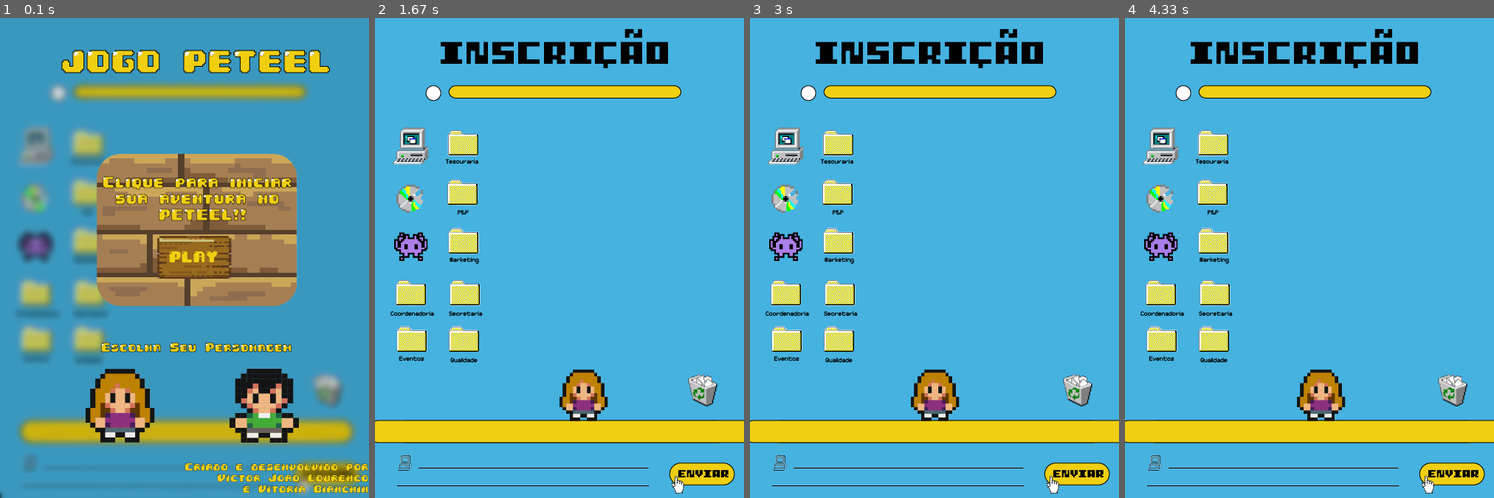
Above: before the commit, frames 1-4 (left to right).
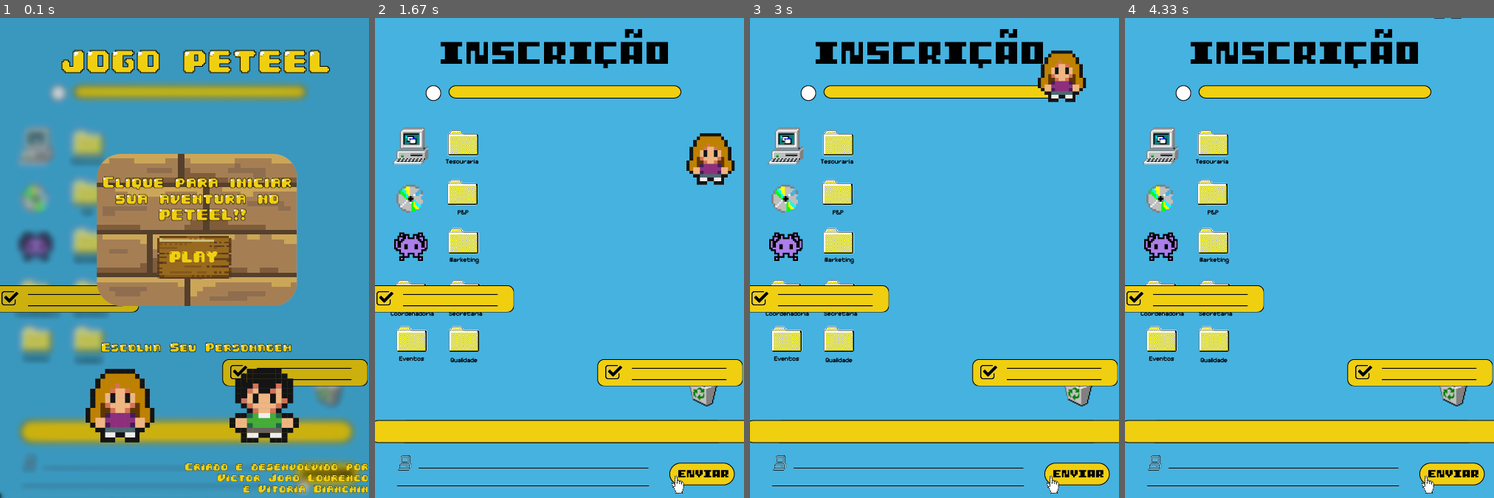
Above: after the commit, the same moments.

Repository: Victor-J-L/JOGO-PETEEL
Game: pygame game, started from primeirafaseteste.py
Two runs of this game, one before a commit and one after it. Both use one fixed random seed, a clock stepped at 60 frames per second and the inputs below.
Inputs (mouse positions are in pixels of both pictures, inside the frame that each line leads up to):
- Up to frame 1 (0.1 s): no input
- Up to frame 2 (1.67 s): click (570, 258) at 0.38 s; tap Space at 0.67, 1.07, 1.37, 1.57 s; hold Right 1-1.47 s; move the mouse to (559, 291) at 1.03 s; hold Right from 1.5 s (still down); move the mouse to (596, 363) at 1.53 s
- Up to frame 3 (3 s): tap Space at 1.87, 2.07, 2.37, 2.63, 2.93 s; release Right at 1.97 s; hold Left 2-2.53 s; move the mouse to (820, 368) at 2.03 s; hold Left 2.57-2.97 s; move the mouse to (1071, 426) at 2.6 s
- Up to frame 4 (4.33 s): hold Right 3-3.63 s; move the mouse to (1213, 80) at 3.03 s; tap Space at 3.07, 3.37, 3.73, 4.03, 4.23 s; hold Left 3.67-4.13 s; move the mouse to (1220, 162) at 3.7 s; hold Right from 4.17 s (still down); move the mouse to (1291, 382) at 4.2 s

The runs differ from the first frame. In frame 1, 3.5% of the frame differs, in the area x 0-100%, y 55-77%; in frame 2, 6.5%; in frame 3, 6.6%, in the area x 0-100%, y 6-84%; in frame 4, 5.5%.

Commit message:
teste errado

Diff:
--- a/primeirafaseteste.py
+++ b/primeirafaseteste.py
@@ -57,6 +57,7 @@
 
         self.rect.center = self.pos
 
+
 class Selecao(pygame.sprite.Sprite):
     def __init__(self):
         pygame.sprite.Sprite.__init__(self)
@@ -66,12 +67,12 @@
         self.rect.right = 800
 
 class Plataformas(pygame.sprite.Sprite):
-    def __init__(self):
+    def __init__(self, x, y, w, h):
         pygame.sprite.Sprite.__init__(self)
         self.image = pygame.image.load("Imagens/Primeira Fase/plataforma.png")
         self.rect = self.image.get_rect()
-        self.rect.top = 200
-        self.rect.left = 200
+        self.rect.x = x
+        self.rect.y = y
 
 class Paginainicial(pygame.sprite.Sprite):
     def __init__(self):
@@ -129,9 +130,13 @@
     tela = pygame.display.set_mode([500,650])
     pygame.display.set_caption("Jogo PETEEL")
     relogio = pygame.time.Clock()
+    fundo = pygame.image.load("Imagens/Primeira Fase/fundo123desfocado.png")
+
+    #grupos
+
+    plataformas = pygame.sprite.Group()
     all_sprites = pygame.sprite.Group()
     chao_sprite = pygame.sprite.Group()
-    fundo = pygame.image.load("Imagens/Primeira Fase/fundo123desfocado.png")
 
 
     #CORES
@@ -150,12 +155,16 @@
     all_sprites.add(personagem2)
     selecao= Selecao()
     all_sprites.add(selecao)
-    plataforma1 = Plataformas()
-    #all_sprites.add(plataforma1)
     iconefinal= Iconefinal()
     #all_sprites.add(iconefinal)
     bolinha= Bolinha()
     #all_sprites.add(bolinha)
+
+    p1 = Plataformas(-10, 350, 30, 20)
+    plataformas.add(p1)
+
+    p2 = Plataformas(300, 450, 30, 40)
+    plataformas.add(p2)
 
     ochao = Chao(-10, 1000)
     chao_sprite.add(ochao)
@@ -194,7 +203,7 @@
                 personagem1.rect.left = 800
                 personagem2.rect.left = 800
                 personagem.rect.center = (228,200)
-                personagem.pos = vec(228,200)
+                personagem.pos = vec(400,200)
                 selecao.rect.right = 800
                 fundo = pygame.image.load("Imagens/Primeira Fase/fundo1_1.png")
                 ochao.rect.y = 544
@@ -212,6 +221,13 @@
         personagem.vel += personagem.acc
         personagem.pos += personagem.vel + 0.5 * personagem.acc
 
+        #pulo
+
+        if keys[pygame.K_SPACE]:
+            personagem.vel.y = -5
+
+        #outro
+
         if personagem.pos.x > 500:
             personagem.pos.x = 0
         if personagem.pos.x < 0:
@@ -226,9 +242,15 @@
             personagem.pos.y = 510
             personagem.vel.y = 0
 
+        colisao_plataforma = pygame.sprite.spritecollide(personagem,plataformas, False)
+        if colisao_plataforma:
+            personagem.pos.y = colisao_plataforma[0].rect.top
+            personagem.vel.y = 0
+
         #Desenhar
         tela.blit(fundo, (0,0))
         chao_sprite.draw(tela)
+        plataformas.draw(tela)
         all_sprites.draw(tela)
 
         #Updates
